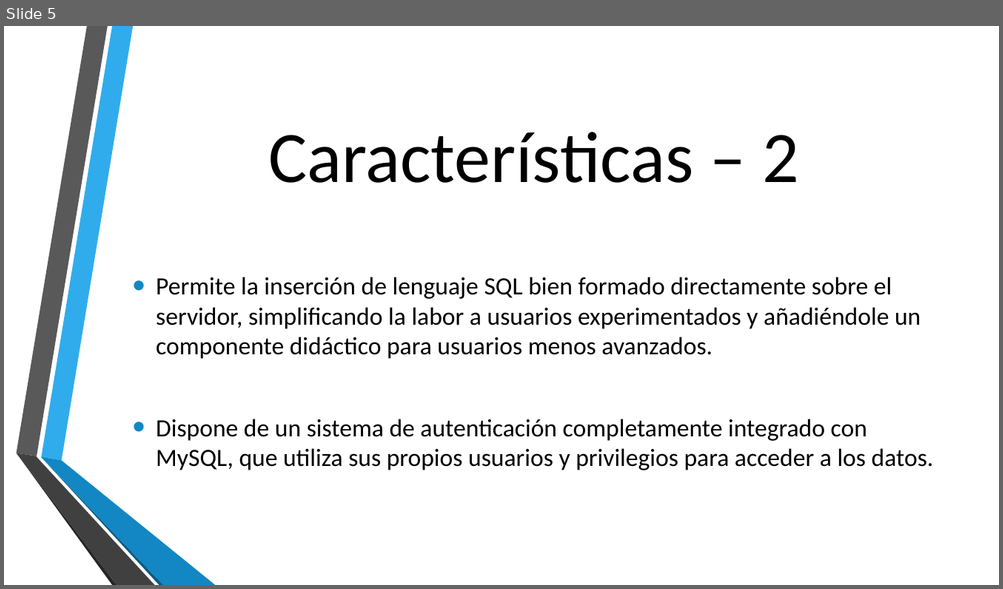
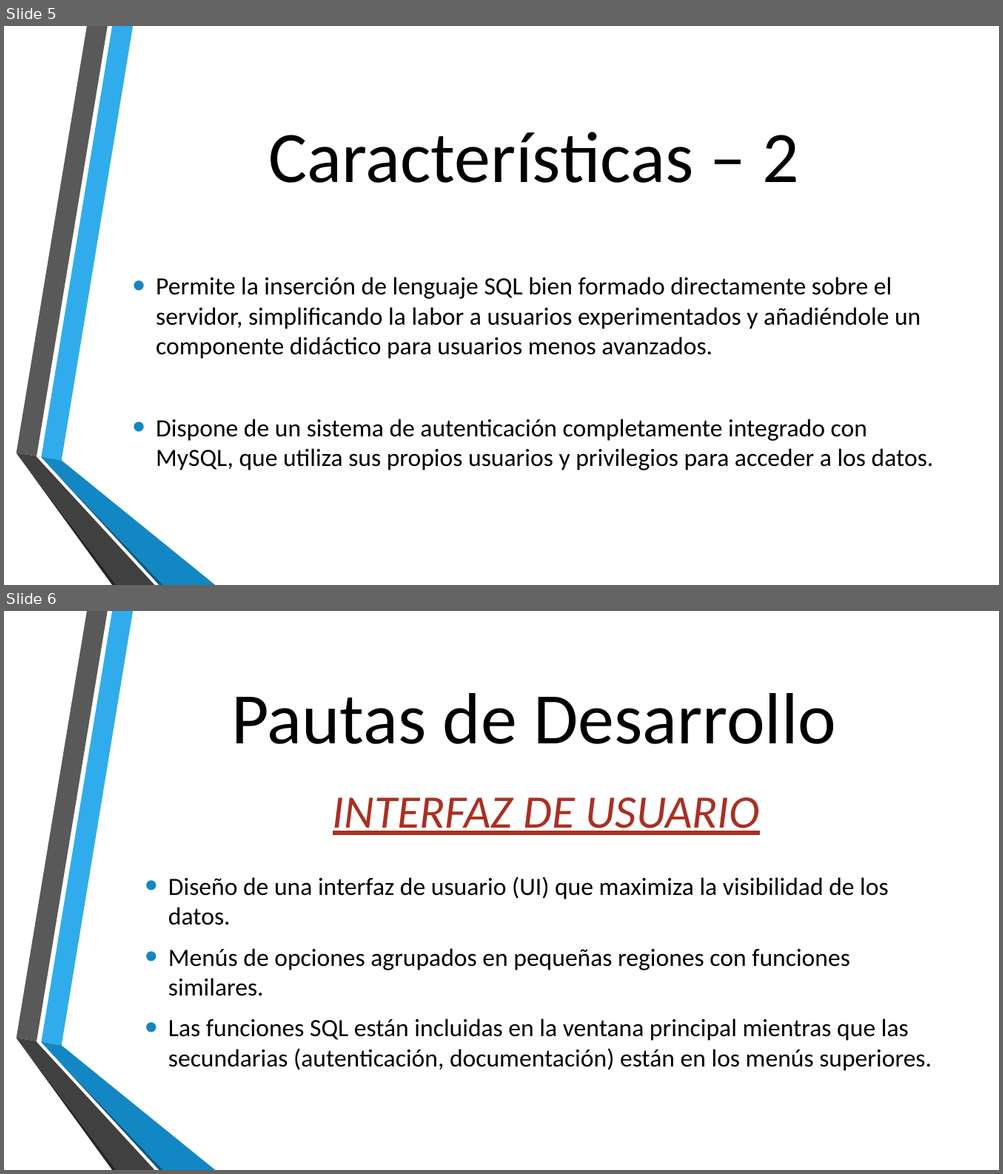
Before and after one commit to Sergy93/ProyectoDAM, a slide deck: JAVA DB MANAGER.pptx. Shown one above the other, each under a label of ours: slide 5 before the commit, slides 5 and 6 after it. The pictures are 1003x589 and 1003x1174 pixels, drawn with LibreOffice and Linux fonts; fonts in the diff are those of the drawing; background and template pictures are left out. Boxes give left, top, right and bottom in pixels: in the first picture for what was removed or moved away, otherwise in the second. Text is boxed around its words. In the diff, an @@ line names an element or a change of style, - is before the commit and + after.

```diff
--- a/JAVA DB MANAGER.pptx
+++ b/JAVA DB MANAGER.pptx
@@ slide 6 added at bbox=[4, 611, 999, 1170], background picture (left out); not listed: 6 template elements that a slide beside it also shows @@
@@ title added at bbox=[231, 693, 836, 744], 70 pt, text #000000 @@
+Pautas de Desarrollo
@@ text added at bbox=[333, 797, 760, 835], 45 pt, text #A93023, italic, underline @@
+INTERFAZ DE USUARIO
@@ text added at bbox=[168, 877, 931, 1071], 24 pt, text #000000 @@
+• Diseño de una interfaz de usuario (UI) que maximiza la visibilidad de los datos.
+• Menús de opciones agrupados en pequeñas regiones con funciones similares.
+• Las funciones SQL están incluidas en la ventana principal mientras que las secundarias (autenticación, documentación) están en los menús superiores.
```
Also in this commit, not shown: 3 other slides added, 1 slide removed, 1 other file.
